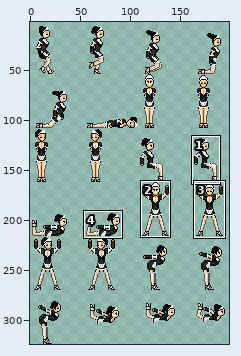
Two versions of one sprite sheet, Platformer/Assets/Images/HeroineKOBase.png. Above, an overview of the earlier version with the close-up marked.
Close-up. Old version:
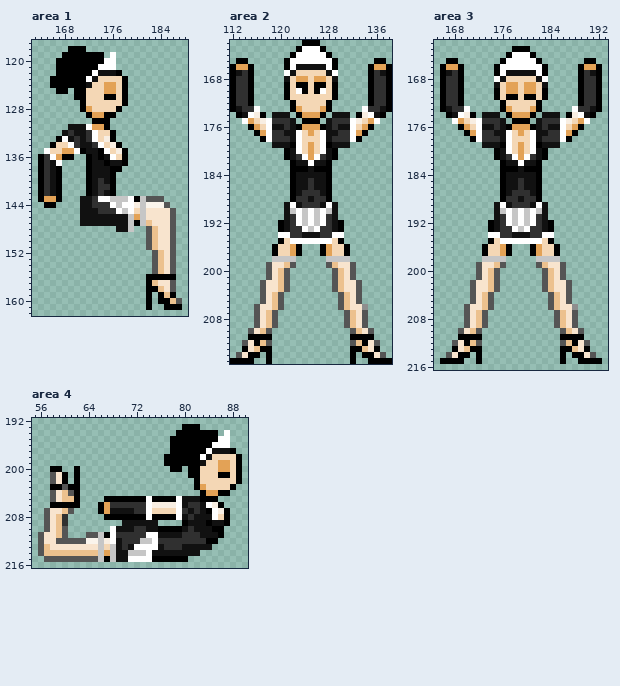
The file is 216x324 pixels. Colours within 5 levels of each other are drawn and written as one. Shown: area 1: x 163..188, y 117..162; area 2: x 112..138, y 162..215; area 3: x 165..193, y 162..216; area 4: x 55..90, y 192..216. The wide view leaves out empty margins. The commit also changed other parts of the picture, which this record leaves out.
Now the later version:
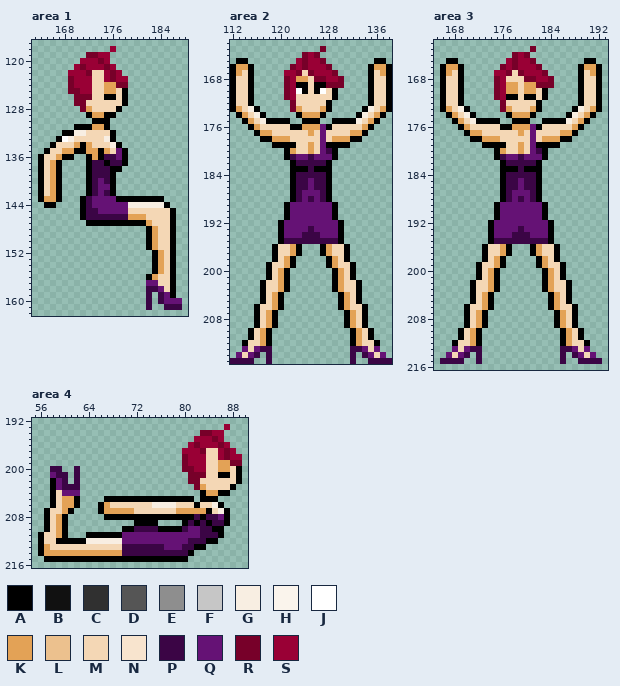
Palette (. is transparent): A #000000  B #111111  C #303030  D #555555  E #8e8e8e  F #c6c6c6  G #f8eee2  H #faf4ec  J #ffffff  K #e3a256  L #ecc18e  M #f4d7b5  N #f8e4ce  P #3b0545  Q #651275  R #770029  S #990035
Change:
Changed rows in their new state; - is an unchanged pixel.
Area 1:
first column x 165:
118 ----...----S-----------
119 ---....RRSS.-----------
120 --....SSSRS.-----------
121 --...SRSSSRS-----------
122 --..SSSRMMSRS----------
123 -...RSSSM-SRSS---------
124 -...RSSS----RR---------
125 --..RRSS---------------
126 -----RRR---------------
127 -----RR----------------
128 ------R----------------
131 ----.AAA---------------
132 ---AAGGMM--------------
133 ----GMMMM--------------
134 ----MKAKMM-------------
135 A----A-KK-K-Q----------
136 MM------K-PPQ----------
137 MKA-----PP-PP----------
138 MK------PPP------------
139 MK------PPP------------
140 MK------PQP------------
141 MK------PQQ------------
142 MK------PQP------------
143 ------APQQQQAAA-AAAA---
144 ------APQQQQQQG-GGGGA--
145 ------APPQQQQQM-MMMMMA-
146 ------APPPPPPPK-KMMMMA-
147 ------.AAAAAAAA-AKMMMA-
148 ------------...--AKMMA-
149 -----------------AKMMA-
150 -----------------AKMMA-
151 -----------------AKMMA-
152 ------------------AKMA-
153 ------------------AKMA-
154 ------------------AKMA-
155 ------------------AKMA-
156 ------------------KMM--
157 -----------------QQMMA-
158 -----------------PPQMA-
159 -----------------P-PQ--
160 -----------------P-PQQQ
161 -----------------P--PPP
Area 2:
first column x 112:
162 ------------...------------
163 -----------....R-----------
164 ----------..RSR..----------
165 ---------..SRSSR..---------
166 ---------.RSRSSSR.---------
167 -KM------SSR-RSSSR------MK-
168 -MM------RS---RRSSR-----MM-
169 -MM------RS-----RRR-----MM-
170 -MM------RS-------------MM-
171 -MM------RS-------------MM-
172 -MM-------R-------------MM-
173 -KMGA-----R-----------AGMK-
174 --KM---...-------...---MK--
175 --A---AAAA.-----.AAAA---A--
176 ------MMMMA----QAMMMM------
177 ------KMMMMM---QMMMMK------
178 ------AKKKMM---QMKKKA------
179 -------AAA-M---Q-AAA-------
180 ----------KM---QP----------
181 ----------PQQPQQQ----------
182 -----------PPPPP-----------
183 -------------P-------------
184 -----------PPPPP-----------
185 -----------PPQPP-----------
186 -----------PPQPP-----------
187 -----------PQQQP-----------
188 -----------PQPQP-----------
189 ---------AQQQQQQQA---------
190 ---------AQQQQQQQA---------
191 ---------AQQQQQQQA---------
192 ---------QQQQQQQQQ---------
193 ---------QQQQPQQQQ---------
194 --------AQQQPPPQQQA--------
195 ---------PPPPPPPPP---------
198 -------AMKA-----AKMA-------
199 ------AMMKA-----AKMMA------
200 ------AMKA-------AKMA------
201 ------AMKA-------AKMA------
202 -----AMMKA-------AKMMA-----
203 -----AMMKA-------AKMMA-----
204 -----AMKA---------AKMA-----
205 -----AMKA---------AKMA-----
206 ----AMMKA---------AKMMA----
207 ----AMKA-----------AKMA----
208 ----AMKA-----------AKMA----
209 ----AMKA-----------AKMA----
210 ---AMKA-------------AKMA---
211 ----MK---------------KM----
212 --AMMKA-------------AKMMA--
213 --QMQPP-------------PPQMQ--
214 -QMQP-P-------------P-PQMQ-
215 PPPP--P-------------P--PPPP
Area 3:
first column x 166:
163 ------------...R-----------
164 -----------.RSR.-----------
165 ----------.SRSSR.----------
166 ---------.RSRSSSR.---------
167 -KM------SSRMRSSSR------MK-
168 -MM------RS---RRSSR-----MM-
169 -MM------RS-----RRR-----MM-
170 -MM------RS-------------MM-
171 -MM------RS-------------MM-
172 -MM-------R-------------MM-
173 -KMGA-----R-----------AGMK-
174 --KM---...-------...---MK--
175 --A---AAAA.-----.AAAA---A--
176 ------MMMMA----QAMMMM------
177 ------KMMMMM---QMMMMK------
178 ------AKKKMM---QMKKKA------
179 -------AAA-M---Q-AAA-------
180 ----------KM---QP----------
181 ----------PQQPQQQ----------
182 -----------PPPPP-----------
183 -------------P-------------
184 -----------PPPPP-----------
185 -----------PPQPP-----------
186 -----------PPQPP-----------
187 -----------PQQQP-----------
188 -----------PQPQP-----------
189 ---------AQQQQQQQA---------
190 ---------AQQQQQQQA---------
191 ---------AQQQQQQQA---------
192 ---------QQQQQQQQQ---------
193 ---------QQQQPQQQQ---------
194 --------AQQQPPPQQQA--------
195 ---------PPPPPPPPP---------
198 -------AMKA-----AKMA-------
199 ------AMMKA-----AKMMA------
200 ------AMKA-------AKMA------
201 ------AMKA-------AKMA------
202 -----AMMKA-------AKMMA-----
203 -----AMMKA-------AKMMA-----
204 -----AMKA---------AKMA-----
205 -----AMKA---------AKMA-----
206 ----AMMKA---------AKMMA----
207 ----AMKA-----------AKMA----
208 ----AMKA-----------AKMA----
209 ----AMKA-----------AKMA----
210 ---AMKA-------------AKMA---
211 ----MK---------------KM----
212 --AMMKA-------------AKMMA--
213 --QMQPP-------------PPQMQ--
214 -QMQP-P-------------P-PQMQ-
215 PPPP--P-------------P--PPPP
Area 4:
first column x 56:
193 ------------------------...----S--
194 -----------------------....RRSS.--
195 ----------------------....SSSRS.--
196 ----------------------...SRSSSRS--
197 ----------------------..SSSRMMSRS-
198 ---------------------...RSSSM-SRSS
199 ---------------------...RSSS----RR
200 --PP--P---------------..RRSS------
201 --QPP-P------------------RRR------
202 --AQP-P------------------RR-------
203 ---QPPP-------------------R-------
204 --AMQQQ---------------------------
205 --AMKK------------A----AAA.-------
206 ---MKK------MMMMMMM----MMMAMM-----
207 -AMMKA------KKKKMMM----KKKKK-M----
208 -AMKA-------------A----AAAPAPPQ---
209 -AMKA---------..AAAA-----PAP-PP---
210 -AMKA-------..AAPPPP----PQQPP-----
211 AMMKA---AAA-AAQQQQQQQQQQQQQPPP----
212 AMMAAAAAGGG-GGQQQQQQQQQQQPPP------
213 AKMMMMMMMMM-MMPPPPPPPQQQPPAA.-----
214 AKKKKKKKKKK-KKPPPPPPPPPPPA.-------
215 -AAAAAAAAAA-AAAAAAA---------------
